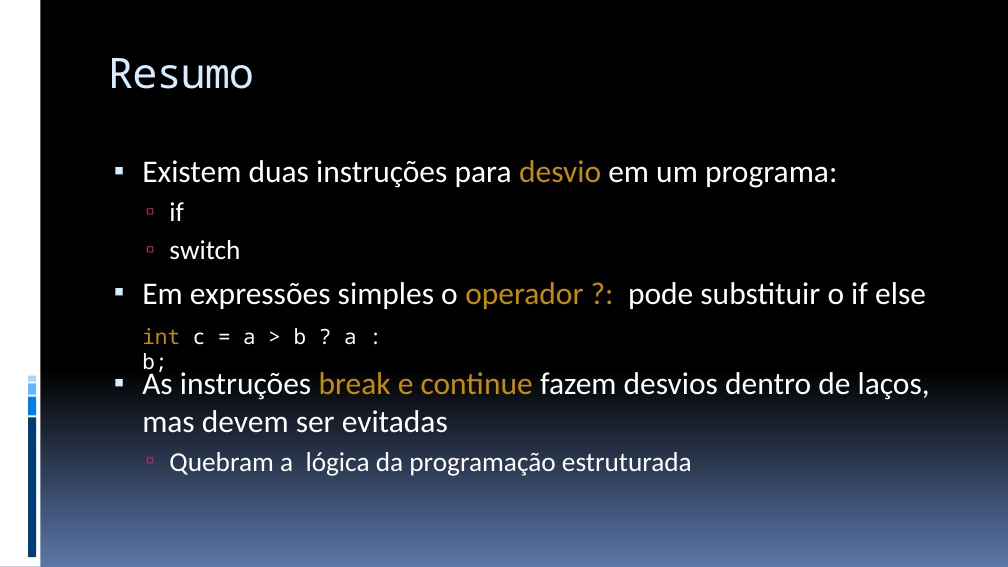
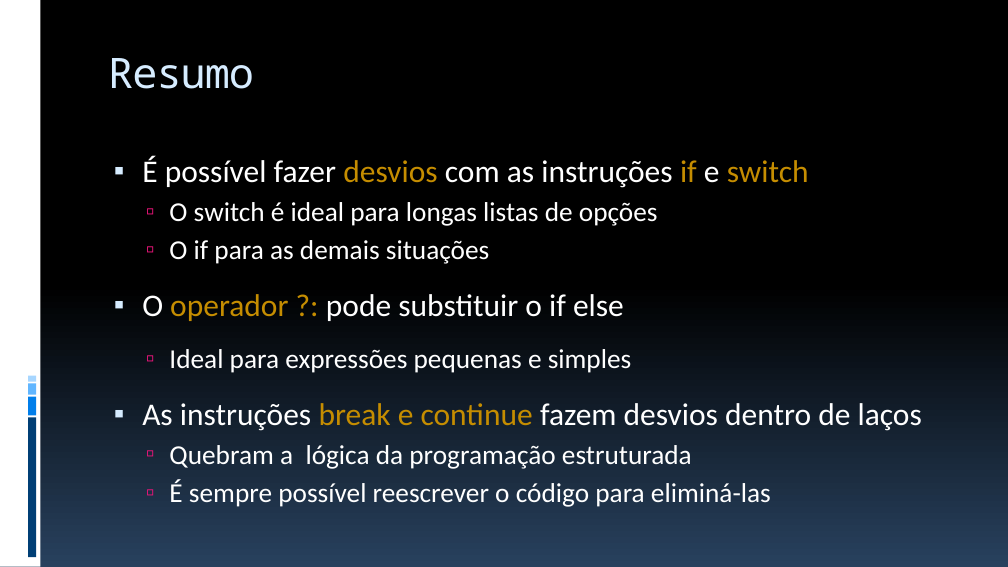
Before and after one commit to JudsonSS/ProgComp, a slide deck: slide 30 of Slides/22. Instrução de Desvio Switch.pptx. Drawn at 1008x567 pixels with LibreOffice and Linux fonts; fonts in the diff are those of the drawing. Boxes give left, top, right and bottom in pixels: in the first picture for what was removed or moved away, otherwise in the second. Text is boxed around its words. In the diff, an @@ line names an element or a change of style, - is before the commit and + after.

```diff
--- a/Slides/22. Instrução de Desvio Switch.pptx
+++ b/Slides/22. Instrução de Desvio Switch.pptx
@@ background gradient #000000 to #5B77A8 to gradient #000000 to #28415E @@
@@ text at (142,156,922,431): text changed @@
-▪ Existem duas instruções para desvio em um programa:
-  ▫ if
-  ▫ switch
-▪ Em expressões simples o operador ?: pode substituir o if else
-▪ As instruções break e continue fazem desvios dentro de laços, mas devem ser evitadas
+▪ É possível fazer desvios com as instruções if e switch
+  ▫ O switch é ideal para longas listas de opções
+  ▫ O if para as demais situações
+▪ O operador ?: pode substituir o if else
+  ▫ Ideal para expressões pequenas e simples
+▪ As instruções break e continue fazem desvios dentro de laços
@@ text removed at (142,328,357,376) @@
-int c = a > b ? a : b;
@@ text at (169,480,771,507): paragraph added @@
+  ▫ É sempre possível reescrever o código para eliminá-las
```
Also in this commit, not shown: 29 other slides changed, 7 other files.
